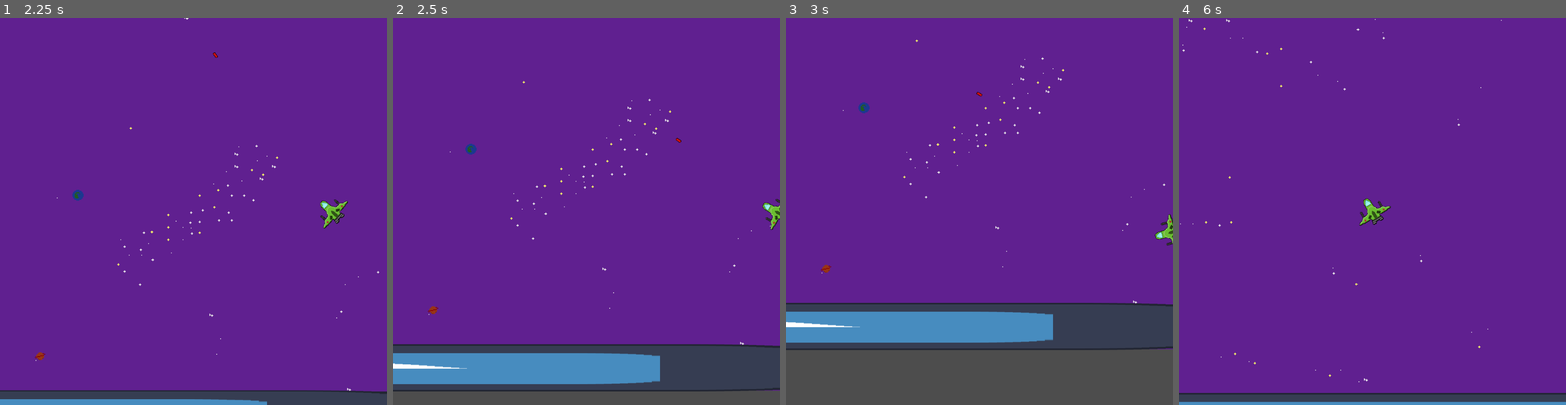
Above: before the commit, frames 1-4 (left to right).
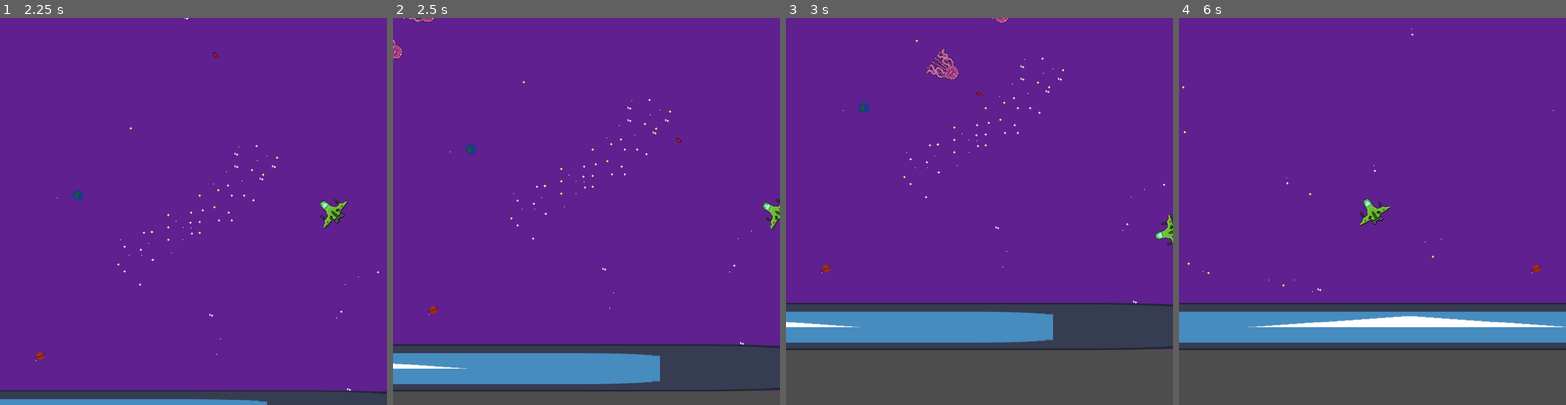
Above: after the commit, the same moments.

Repository: daltHub/Untitled-Space-Game
Game: Godot game, scene res://main.tscn
The game is run twice, just before and just after one commit, with the same random seed, the same clock (stepped at 60 frames per second) and the same inputs. The engine's default icon, where the game draws it, is replaced by a stand-in: a white triangle on a blue panel in a dark square.
Inputs (mouse positions are in pixels of both pictures, inside the frame that each line leads up to):
- Up to frame 1 (2.25 s): tap Enter at 0.5 s; move the mouse to (278, 192) at 0.52 s; press the mouse at (278, 192) at 0.53 s; hold D (move_right) 0.53-1.28 s; move the mouse to (116, 230) at 1.27 s; release the mouse at (116, 230) at 1.28 s; hold S (move_down) 1.28-2.03 s; click (116, 230) at 1.35 s; move the mouse to (232, 126) at 2.02 s; press the mouse at (232, 126) at 2.03 s; hold D (move_right) from 2.03 s (still down)
- Up to frame 2 (2.5 s): keep holding D (move_right)
- Up to frame 3 (3 s): move the mouse to (960, 288) at 2.77 s; release D (move_right) at 2.78 s; release the mouse at (960, 288) at 2.78 s; hold W (move_up) from 2.78 s (still down); click (960, 288) at 2.85 s
- Up to frame 4 (6 s): move the mouse to (1488, 269) at 3.52 s; release W (move_up) at 3.53 s; press the mouse at (1488, 269) at 3.53 s; hold A (move_left) 3.53-5.03 s; move the mouse to (1256, 153) at 4.27 s; release the mouse at (1256, 153) at 4.28 s; click (1256, 153) at 4.35 s; move the mouse to (1391, 211) at 5.02 s; press the mouse at (1391, 211) at 5.03 s; hold S (move_down) 5.03-5.78 s; move the mouse to (1314, 114) at 5.77 s; release the mouse at (1314, 114) at 5.78 s; hold D (move_right) from 5.78 s (still down); click (1314, 114) at 5.85 s

Frame 1 is identical in both runs. In frame 2, 0.1% of the frame differs, in the area x 0-11%, y 0-11%; in frame 3, 0.4%; in frame 4, 25%, in the area x 0-100%, y 0-100%.

Commit message:
added enemy movement

Diff:
--- /dev/null
+++ b/enemy.gd
@@ -0,0 +1,20 @@
+extends CharacterBody2D
+@export var enemySpeed = 400
+#@onready var player = null
+#@onready var player = get_node_or_null(get_parent().get_node("Player"))
+@onready var player = get_parent().get_node("Player")
+var motion = Vector2.ZERO
+# Called when the node enters the scene tree for the first time.
+func _ready():
+	pass # Replace with function body.
+
+
+# Called every frame. 'delta' is the elapsed time since the previous frame.
+func _physics_process(delta):
+	var player_position = player.global_position
+	var target_position = (player_position-position).normalized()
+	look_at(player_position)
+	velocity += target_position*enemySpeed*delta
+	move_and_slide()
+	#motion += position.direction_to(player.position)
+	#pass
--- a/enemy.tscn
+++ b/enemy.tscn
@@ -1,19 +1,21 @@
-[gd_scene load_steps=3 format=3 uid="uid://cwrot8t3ksxgw"]
+[gd_scene load_steps=4 format=3 uid="uid://cwrot8t3ksxgw"]
 
+[ext_resource type="Script" path="res://enemy.gd" id="1_3igyp"]
 [ext_resource type="Texture2D" uid="uid://yrl33je2gj4f" path="res://art/player/enemy.png" id="1_sn8dm"]
 
 [sub_resource type="CapsuleShape2D" id="CapsuleShape2D_cy08c"]
 radius = 29.8549
 height = 69.9288
 
-[node name="Enemy" type="Area2D"]
+[node name="Enemy" type="CharacterBody2D"]
+script = ExtResource("1_3igyp")
 
 [node name="Sprite2D" type="Sprite2D" parent="."]
+rotation = 1.5708
 texture = ExtResource("1_sn8dm")
 
 [node name="CollisionShape2D" type="CollisionShape2D" parent="."]
-visible = false
-position = Vector2(-1.19209e-07, 8)
-rotation = 0.0148679
-scale = Vector2(-0.972253, 1.17377)
+position = Vector2(-5, 4)
+rotation = 1.5708
+scale = Vector2(0.972253, -1.17377)
 shape = SubResource("CapsuleShape2D_cy08c")
--- a/main.tscn
+++ b/main.tscn
@@ -152,6 +152,19 @@
 collision_mask = 3
 
 [node name="Enemy" parent="." instance=ExtResource("5_b2vs8")]
+position = Vector2(162, 186)
+
+[node name="Enemy2" parent="." instance=ExtResource("5_b2vs8")]
+position = Vector2(226, 509)
+
+[node name="Enemy3" parent="." instance=ExtResource("5_b2vs8")]
+position = Vector2(226, 829)
+
+[node name="Enemy4" parent="." instance=ExtResource("5_b2vs8")]
+position = Vector2(263, 1142)
+
+[node name="Enemy5" parent="." instance=ExtResource("5_b2vs8")]
+position = Vector2(293, 1351)
 
 [node name="AudioStreamPlayer" type="AudioStreamPlayer" parent="."]
 stream = ExtResource("6_3qtj1")
--- a/player.gd
+++ b/player.gd
@@ -6,11 +6,11 @@
 var friction = 600
 var screen_size # Size of the game window.
 var input = Vector2.ZERO
-var bullet_speed = 2000
+var bullet_speed = 2000 # unused var for bullet speed
 var Bullet = preload("res://bullet.tscn")
 @export var shootCooldown: float = 0.3
-@onready var shootCooldownTimer = $ShootCooldownTimer
-@onready var shootSound = $ShootEffectPlayer
+@onready var shootCooldownTimer = $ShootCooldownTimer # timer to determine shoot cooldown (s)
+@onready var shootSound = $ShootEffectPlayer # Sound effect for shooting
 
 func _ready():
 	screen_size = get_viewport_rect().size
@@ -47,6 +47,7 @@
 	var mouse_pos = get_global_mouse_position()
 	look_at(mouse_pos)
 	player_movement(delta)
+	# Shoot if not on cooldown
 	if Input.is_action_pressed("shoot") and shootCooldownTimer.is_stopped() :
 		shootCooldownTimer.start(shootCooldown)
 		shoot()
Not shown, added: TODO.txt
